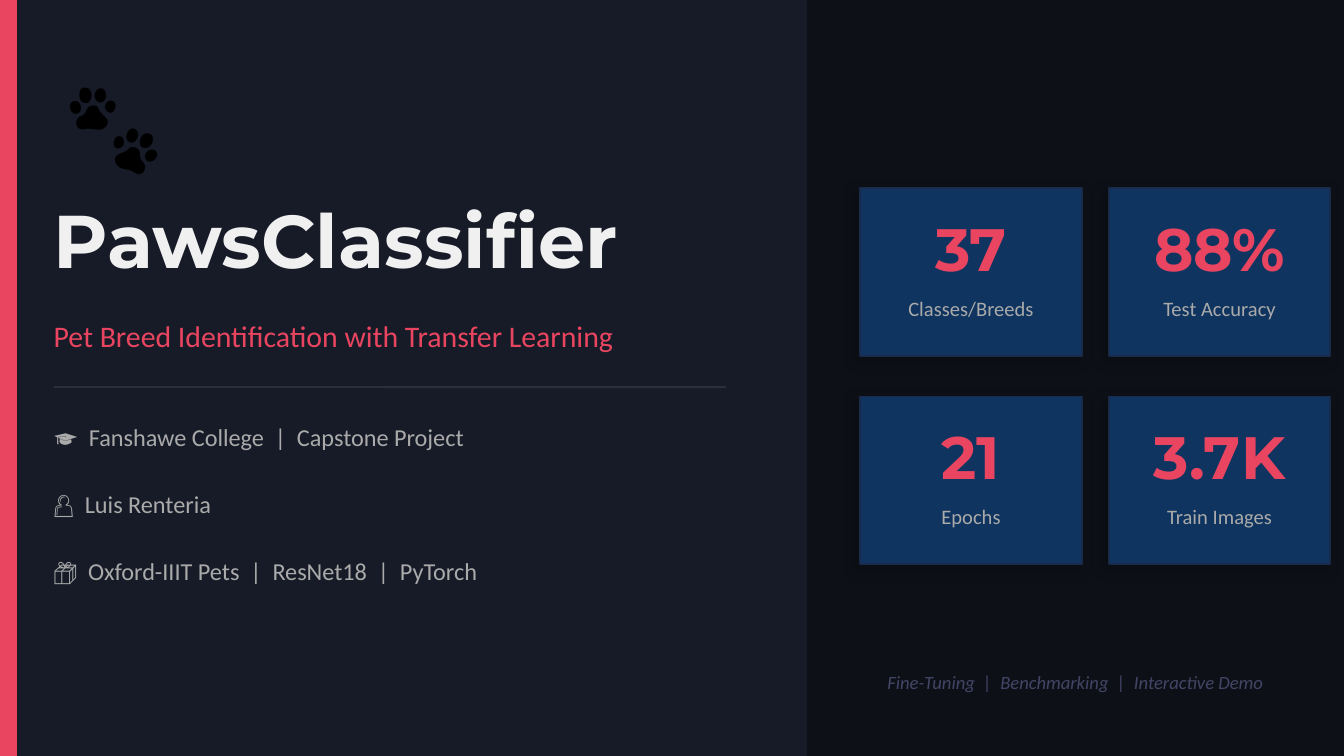
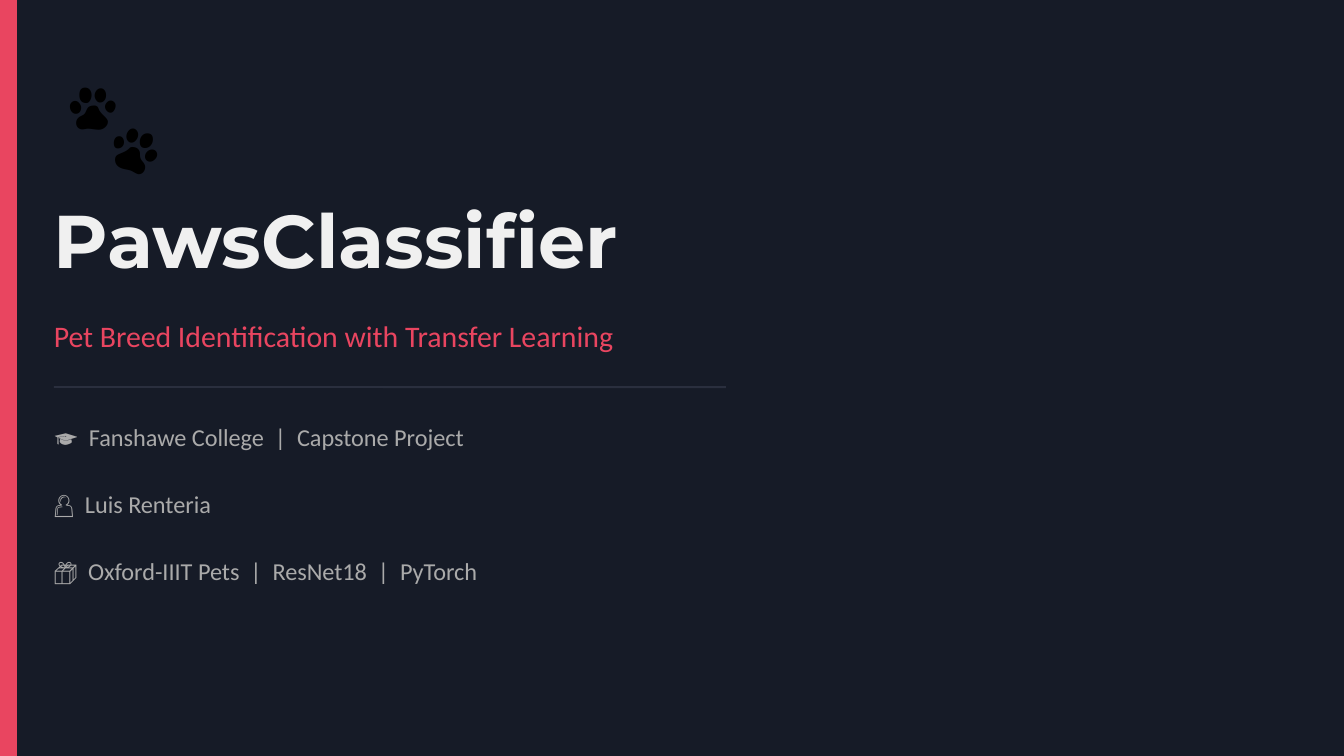
Before and after one commit to renteria-luis/pawsclassifier, a slide deck: slide 1 of PawsClassifier.pptx. Drawn at 1344x756 pixels with LibreOffice and Linux fonts; fonts in the diff are those of the drawing. Boxes give left, top, right and bottom in pixels: in the first picture for what was removed or moved away, otherwise in the second. Text is boxed around its words. In the diff, an @@ line names an element or a change of style, - is before the commit and + after.

```diff
--- a/PawsClassifier.pptx
+++ b/PawsClassifier.pptx
@@ rectangle: place and size @@
-rectangle at [0,0,806,755]
+rectangle at [0,0,1344,755]
@@ rectangle removed at [860,188,1082,356] @@
@@ rectangle removed at [1109,188,1331,356] @@
@@ text removed at [935,229,1007,272] @@
-37
@@ text removed at [1154,228,1285,272] @@
-88%
@@ text removed at [908,302,1033,317] @@
-Classes/Breeds
@@ text removed at [1163,303,1276,320] @@
-Test Accuracy
@@ rectangle removed at [860,396,1082,564] @@
@@ rectangle removed at [1109,396,1331,564] @@
@@ text removed at [942,436,1001,479] @@
-21
@@ text removed at [1154,437,1285,480] @@
-3.7K
@@ text removed at [941,510,1000,528] @@
-Epochs
@@ text removed at [1167,510,1272,528] @@
-Train Images
@@ text removed at [887,676,1263,692] @@
-Fine-Tuning | Benchmarking | Interactive Demo
```
Also in this commit, not shown: 3 other slides changed, 2 slides added.
